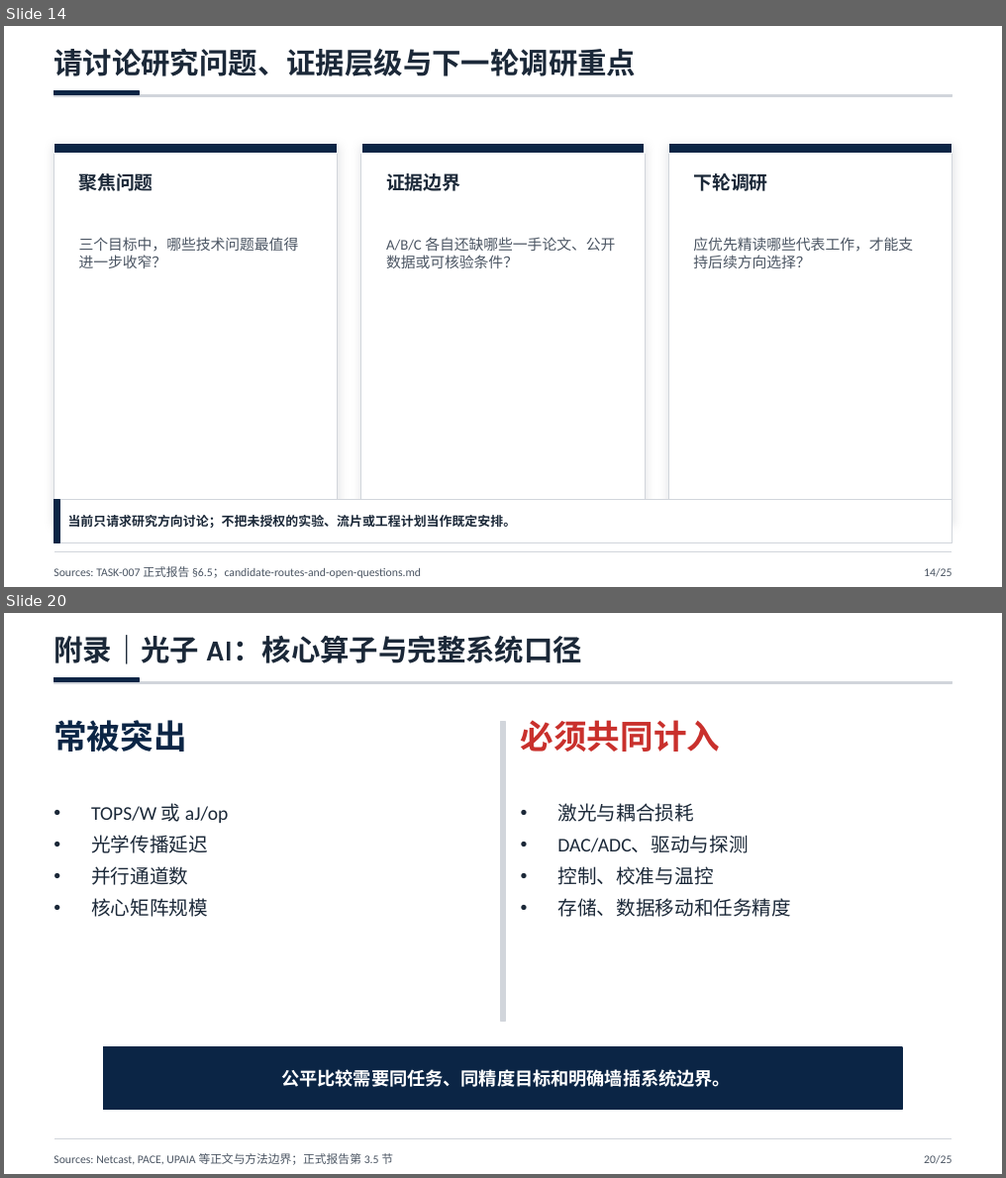
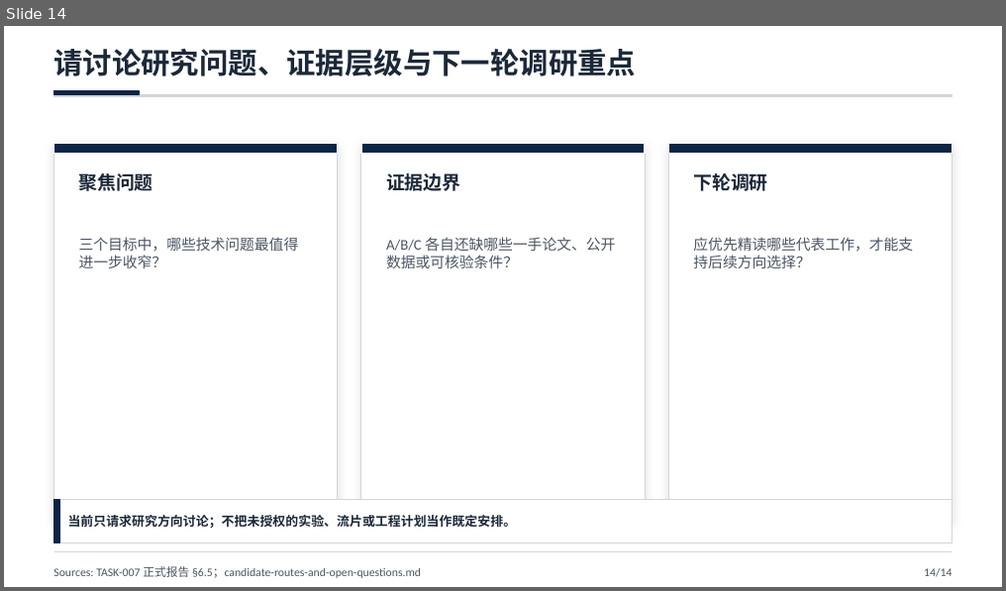
Before and after one commit to LlewynDavis/PIC_Harness_Research, a slide deck: presentations/task-008-group-meeting/TASK-008-组会调研优化版.pptx. Shown one above the other, each under a label of ours: slides 14 and 20 before the commit, slide 14 after it; the slides between them are not shown. The pictures are 1006x1178 and 1006x591 pixels, drawn with LibreOffice and Linux fonts; fonts in the diff are those of the drawing. Boxes give left, top, right and bottom in pixels: in the first picture for what was removed or moved away, otherwise in the second. Text is boxed around its words. In the diff, an @@ line names an element or a change of style, - is before the commit and + after.

```diff
--- a/presentations/task-008-group-meeting/TASK-008-组会调研优化版.pptx
+++ b/presentations/task-008-group-meeting/TASK-008-组会调研优化版.pptx
@@ slide 20 removed at bbox=[4, 613, 1002, 1174], background #FFFFFF @@
@@ text removed at bbox=[54, 635, 582, 664] @@
-附录｜光子 AI：核心算子与完整系统口径
@@ rectangle removed at bbox=[54, 682, 952, 684] @@
@@ rectangle removed at bbox=[54, 678, 139, 682] @@
@@ text removed at bbox=[54, 720, 186, 752] @@
-常被突出
@@ rectangle removed at bbox=[501, 722, 505, 1022] @@
@@ text removed at bbox=[521, 720, 721, 752] @@
-必须共同计入
@@ text removed at bbox=[91, 803, 229, 917] @@
-• TOPS/W 或 aJ/op
-• 光学传播延迟
-• 并行通道数
-• 核心矩阵规模
@@ text removed at bbox=[557, 803, 791, 917] @@
-• 激光与耦合损耗
-• DAC/ADC、驱动与探测
-• 控制、校准与温控
-• 存储、数据移动和任务精度
@@ rectangle removed at bbox=[104, 1048, 902, 1110] @@
@@ rectangle removed at bbox=[104, 1048, 112, 1110] @@
@@ text removed at bbox=[281, 1069, 731, 1087] @@
-公平比较需要同任务、同精度目标和明确墙插系统边界。
@@ rectangle removed at bbox=[54, 1138, 952, 1140] @@
@@ text removed at bbox=[54, 1154, 393, 1165] @@
-Sources: Netcast, PACE, UPAIA 等正文与方法边界；正式报告第 3.5 节
@@ text removed at bbox=[924, 1156, 951, 1164] @@
-20/25
@@ slide 14 changed as well @@
@@ text at bbox=[924, 569, 951, 577]: text changed @@
-14/25
+14/14
```
Also in this commit, not shown: 4 other slides changed, 8 slides added, 18 other slides removed, 24 other files.
